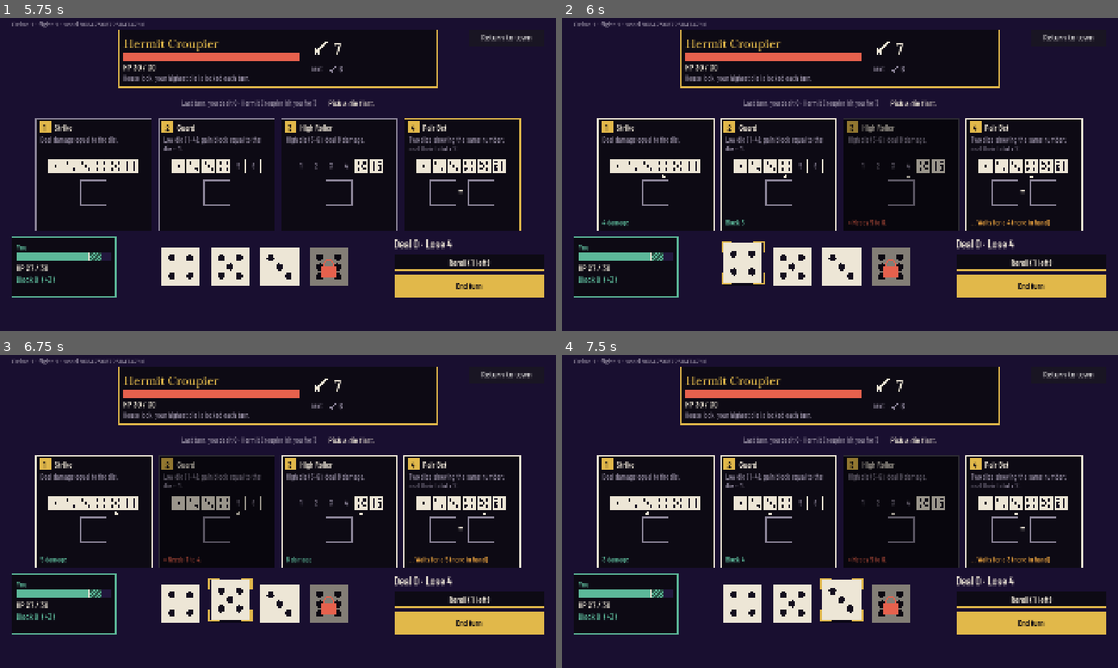
Above: before the commit, frames 1-4 (two rows, left to right).
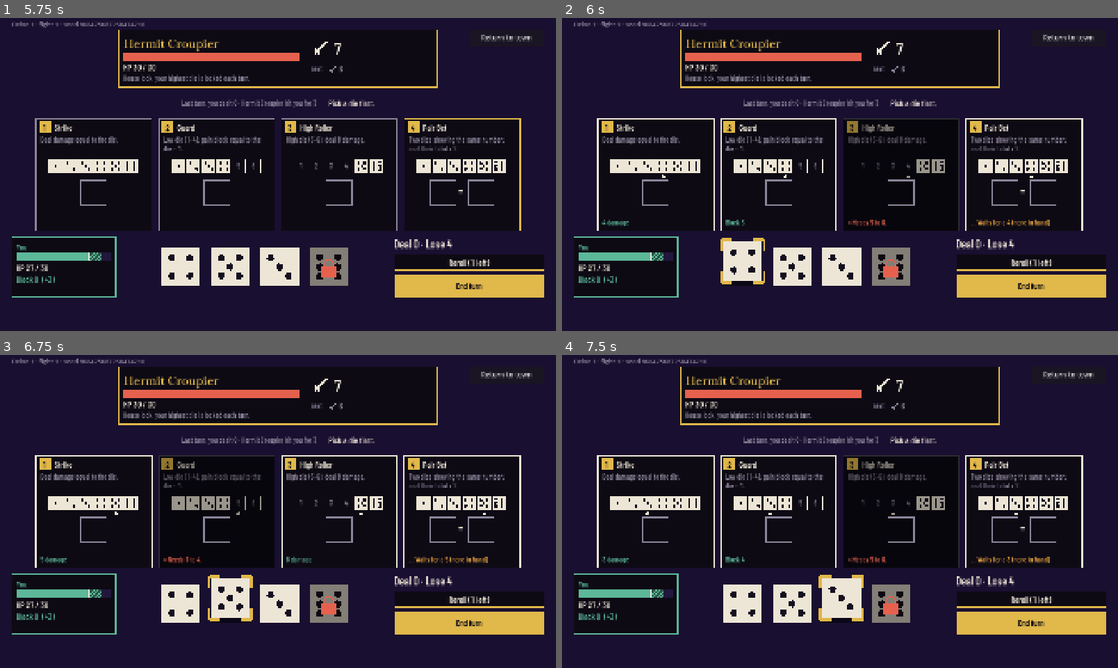
Above: after the commit, the same moments.

Repository: vantaloomin/saikoro-bay
Game: Godot game, scene res://game/boot/boot.tscn
Two runs of this game, one before a commit and one after it. Both use one fixed random seed, a clock stepped at 60 frames per second and the inputs below.
Inputs (mouse positions are in pixels of both pictures, inside the frame that each line leads up to):
- Up to frame 1 (5.75 s): click "Go down" at 0.5 s; click "Go down" at 1.25 s; tap Enter (ui_accept) at 2, 2.27 s; move the mouse to (400, 158) at 2.02 s; hold Right (ui_right) 2.03-2.75 s; tap Space (board_commit) at 2.1 s; click (400, 158) at 2.17 s; click (94, 174) at 2.77 s; click (216, 174) at 3.52 s; click (339, 174) at 4.27 s; click (461, 174) at 5.02 s
- Up to frame 2 (6 s): click (745, 268) at 5.77 s
- Up to frame 3 (6.75 s): click (227, 605) at 6.52 s
- Up to frame 4 (7.5 s): click (840, 605) at 7.27 s

Frame 1 is identical in both runs. In frame 2, 0.3% of the frame differs, in the area x 28-64%, y 51-86%; in frame 3, 0.3%, in the area x 29-46%, y 51-86%; in frame 4, 0.3%.

Commit message:
Board: keep placed dice bright in dimmed slots, stronger held die
A slot the held die can't go in now dims its chrome only, so a placed
die never reads as locked. A held die lifts 20 px with 10 px corners,
so held and focused differ in greyscale too. Comments on why seen twists
are replayed through meet_twist and when the delve marks one seen.

Diff:
--- a/game/delve/board/die_view.gd
+++ b/game/delve/board/die_view.gd
@@ -4,6 +4,10 @@
 ## focus brackets when selected or focused, a padlock when House-locked, a
 ## cross when spent on a reroll, and a "-1" bite marker against Snake eyes.
 ## Every state has a shape, so it reads in greyscale (SA-5).
+
+## How far a held die lifts, and how thick its corners are, so held and
+## focused differ in greyscale too (focus is 3 px corners, no lift).
+const HELD_LIFT: float = 20.0
 
 ## Right-click or the controller's B button on this die.
 signal secondary_pressed
@@ -107,7 +111,7 @@
 	if selected:
 		# A held die lifts off the felt, so held vs focused isn't color alone.
 		draw_rect(rect, Color(0, 0, 0, 0.55))
-		rect.position.y -= 14
+		rect.position.y -= HELD_LIFT
 	var face: Color = BoardStyle.DIE_FACE
 	if discarded:
 		face = BoardStyle.DIM
@@ -123,6 +127,6 @@
 		draw_rect(Rect2(rect.end.x - 40, rect.position.y - 6, 46, 30), BoardStyle.DANGER)
 		draw_string(font, Vector2(rect.end.x - 36, rect.position.y + 18), "-1", HORIZONTAL_ALIGNMENT_LEFT, -1, 22, BoardStyle.INK)
 	if selected:
-		BoardStyle.draw_brackets(self, rect, BoardStyle.GOLD, 6.0)
+		BoardStyle.draw_brackets(self, rect, BoardStyle.GOLD, 10.0)
 	elif has_focus() or is_hovered():
 		BoardStyle.draw_brackets(self, rect, BoardStyle.INK, 3.0)
--- a/game/delve/board/slot_card.gd
+++ b/game/delve/board/slot_card.gd
@@ -103,6 +103,11 @@
 		var cy: float = ruler_y + cell + 6
 		draw_colored_polygon(PackedVector2Array([Vector2(cx, cy), Vector2(cx - 9, cy + 12), Vector2(cx + 9, cy + 12)]), BoardStyle.INK)
 
+	# A slot the held die can't go in dims its chrome only. Placed dice and
+	# the footer stay bright, so a placed die never reads as locked.
+	if held_fit == -1:
+		draw_rect(r, Color(0, 0, 0, 0.35))
+
 	# Sockets.
 	var socket: float = 88
 	var gap: float = 44 if is_pair else 0
@@ -137,5 +142,3 @@
 		var top: float = size.y - (20 if one_line else 50)
 		draw_multiline_string(font, Vector2(16, top), text, HORIZONTAL_ALIGNMENT_LEFT, width,
 			BoardStyle.SMALL, 2, tone)
-	if held_fit == -1:
-		draw_rect(r, Color(0, 0, 0, 0.35))
--- a/game/delve/delve.gd
+++ b/game/delve/delve.gd
@@ -30,6 +30,9 @@
 	_status.text = "Delve %d · fight %d · seed %d" % [Game.state.delve_count, _fights, Game.state.current_delve_seed()]
 	_board = BOARD_SCENE.instantiate() as FightBoard
 	_board.setup(fight, Game.data)
+	# Marked seen as the fight is dealt, which is when the banner shows: the
+	# board goes into the tree a few lines down. If showing it is ever
+	# deferred, mark it seen from the board when the banner appears instead.
 	_board.twist_banner = Game.state.meet_twist(str(Game.data.row("enemies", enemy_id).get("twist", "")))
 	_board.again_requested.connect(_next_fight)
 	_board.leave_requested.connect(_on_surface_pressed)
--- a/sim/state/game_state.gd
+++ b/sim/state/game_state.gd
@@ -155,6 +155,8 @@
 			return null
 		if value > 0:
 			state._resources[id as String] = value
+	# Replayed through meet_twist on purpose: duplicates, "" and "none" are
+	# dropped quietly, and the list comes back sorted.
 	for twist: Variant in twist_data as Array:
 		if not twist is String:
 			return null
